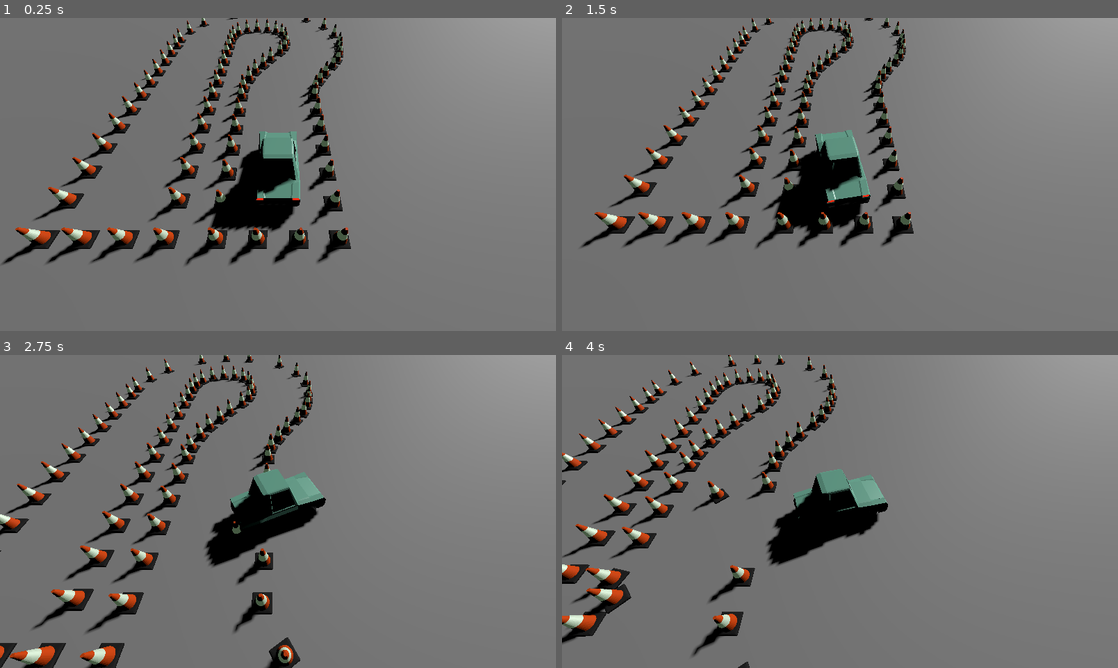
Above: before the commit, frames 1-4 (two rows, left to right).
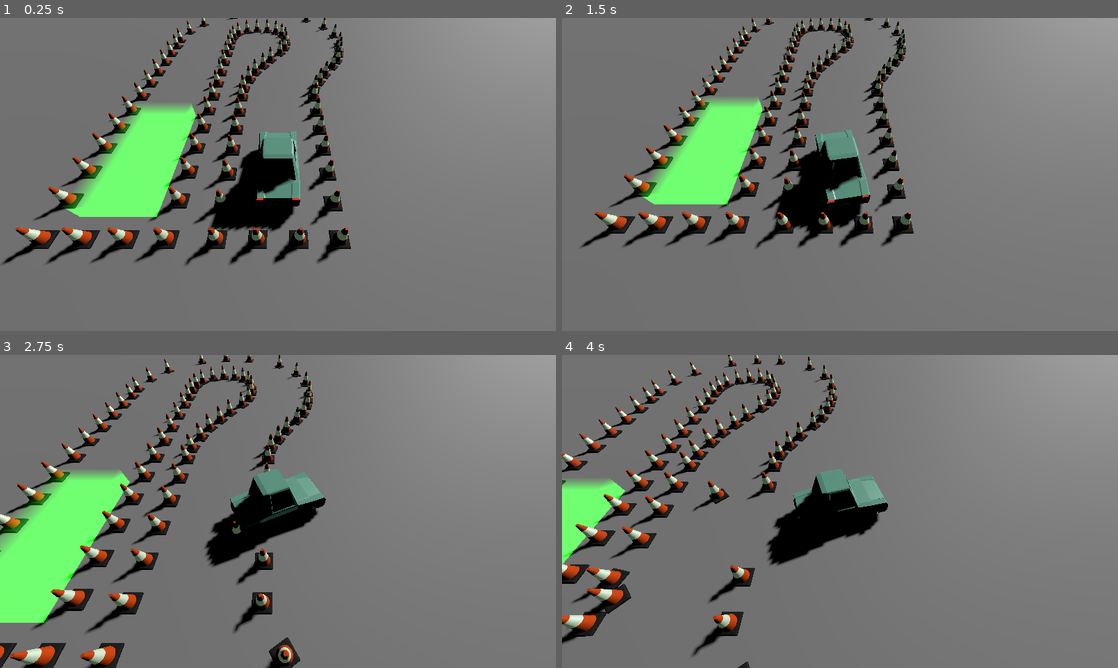
Above: after the commit, the same moments.

Repository: TomMurray/ValetV2
Game: Godot game, scene res://scenes/car_test.tscn
The game is run twice, just before and just after one commit, with the same random seed, the same clock (stepped at 60 frames per second) and the same inputs.
Inputs:
- Up to frame 1 (0.25 s): no input
- Up to frame 2 (1.5 s): hold Right (steer_right) 0.53-1.28 s; hold Down (brake_reverse) from 1.28 s (still down)
- Up to frame 3 (2.75 s): release Down (brake_reverse) at 2.03 s; hold Right (steer_right) from 2.03 s (still down)
- Up to frame 4 (4 s): release Right (steer_right) at 2.78 s; hold Up (accelerate) 2.78-3.53 s; hold Left (steer_left) from 3.53 s (still down)

The runs differ from the first frame. In frame 1, 5.2% of the frame differs, in the area x 11-36%, y 27-64%; in frame 2, 4.7%; in frame 3, 6.7%, in the area x 0-24%, y 36-86%; in frame 4, 1.6%.

Commit message:
Add in some experimental scenes/shaders for an objective area
Definitely needs some iteration but I quite like it as is as a cheap 'n' easy solution.

Diff:
--- a/scenes/car_test.tscn
+++ b/scenes/car_test.tscn
@@ -1,9 +1,10 @@
-[gd_scene load_steps=7 format=3 uid="uid://dagghassaijsd"]
+[gd_scene load_steps=8 format=3 uid="uid://dagghassaijsd"]
 
 [ext_resource type="PackedScene" uid="uid://ba6xyqiidsic4" path="res://scenes/picocar.tscn" id="1_jpuht"]
 [ext_resource type="PackedScene" uid="uid://dlcl4g8eeahy7" path="res://scenes/traffic_cone.tscn" id="2_7ix00"]
 [ext_resource type="Script" path="res://scripts/follow.gd" id="2_c0ry7"]
 [ext_resource type="Script" path="res://scripts/lookat_camera.gd" id="2_rff2v"]
+[ext_resource type="PackedScene" uid="uid://btsndqkxonpfh" path="res://scenes/objective_area.tscn" id="5_ta1mn"]
 
 [sub_resource type="BoxShape3D" id="BoxShape3D_xs6ya"]
 size = Vector3(100, 1, 100)
@@ -270,3 +271,6 @@
 
 [node name="traffic_cone55" parent="traffic_cones" instance=ExtResource("2_7ix00")]
 transform = Transform3D(-0.999134, 0, 0.0415966, 0, 1, 0, -0.0415966, 0, -0.999134, 5.6883, 0.0206865, 9.03422)
+
+[node name="objective_area" parent="." instance=ExtResource("5_ta1mn")]
+transform = Transform3D(1, 0, 0, 0, 0.3, 0, 0, 0, 2.12109, 4.17176, 0.31, 0.720426)
--- /dev/null
+++ b/scenes/objective_area.tscn
@@ -0,0 +1,8 @@
+[gd_scene load_steps=2 format=3 uid="uid://btsndqkxonpfh"]
+
+[ext_resource type="PackedScene" uid="uid://cjwcesada6xmm" path="res://scenes/xyz_cube_fade_up.tscn" id="1_mjnkl"]
+
+[node name="objective_area" type="Node3D"]
+
+[node name="xyz_cube" parent="." instance=ExtResource("1_mjnkl")]
+base_colour = Color(0, 1, 0, 0.611765)
--- /dev/null
+++ b/scenes/xyz_cube_fade_up.tscn
@@ -0,0 +1,17 @@
+[gd_scene load_steps=5 format=3 uid="uid://cjwcesada6xmm"]
+
+[ext_resource type="PackedScene" uid="uid://7ohwwrlgiaww" path="res://assets/models/xyz_cube.glb" id="1_h70ll"]
+[ext_resource type="Script" path="res://scripts/xyz_cube_fade_up.gd" id="2_3dqc0"]
+[ext_resource type="Shader" path="res://shaders/xyz_cube_fade_up.gdshader" id="2_axmrf"]
+
+[sub_resource type="ShaderMaterial" id="ShaderMaterial_o1qna"]
+render_priority = 0
+shader = ExtResource("2_axmrf")
+shader_parameter/base_colour = Vector4(0, 1, 0, 0.611765)
+
+[node name="xyz_cube" instance=ExtResource("1_h70ll")]
+script = ExtResource("2_3dqc0")
+
+[node name="Cube" parent="." index="0"]
+unique_name_in_owner = true
+surface_material_override/0 = SubResource("ShaderMaterial_o1qna")
--- /dev/null
+++ b/scripts/xyz_cube_fade_up.gd
@@ -0,0 +1,20 @@
+@tool
+extends Node3D
+class_name XYZCubeFadeUp;
+
+@onready var instance := %Cube
+@export var base_colour := Color.WHITE:
+	get: return base_colour
+	set(value):
+		base_colour = value
+		if is_node_ready():
+			setup_base_colour()
+
+func setup_base_colour():
+	var shader_mat := (instance.get_surface_override_material(0) as ShaderMaterial)
+	var c := base_colour
+	var to_uniform := Vector4(c.r, c.g, c.b, c.a)
+	shader_mat.set_shader_parameter("base_colour", to_uniform)
+
+func _ready():
+	setup_base_colour()
--- /dev/null
+++ b/shaders/xyz_cube_fade_up.gdshader
@@ -0,0 +1,14 @@
+shader_type spatial;
+render_mode cull_disabled, blend_add, shadows_disabled, specular_disabled, unshaded;
+
+uniform vec4 base_colour;
+varying vec3 xyz;
+
+void vertex() {
+	xyz = COLOR.rgb;
+}
+
+void fragment() {
+	ALBEDO.rgb = base_colour.rgb;
+	ALPHA = base_colour.a * (1.0 - xyz.y);
+}
